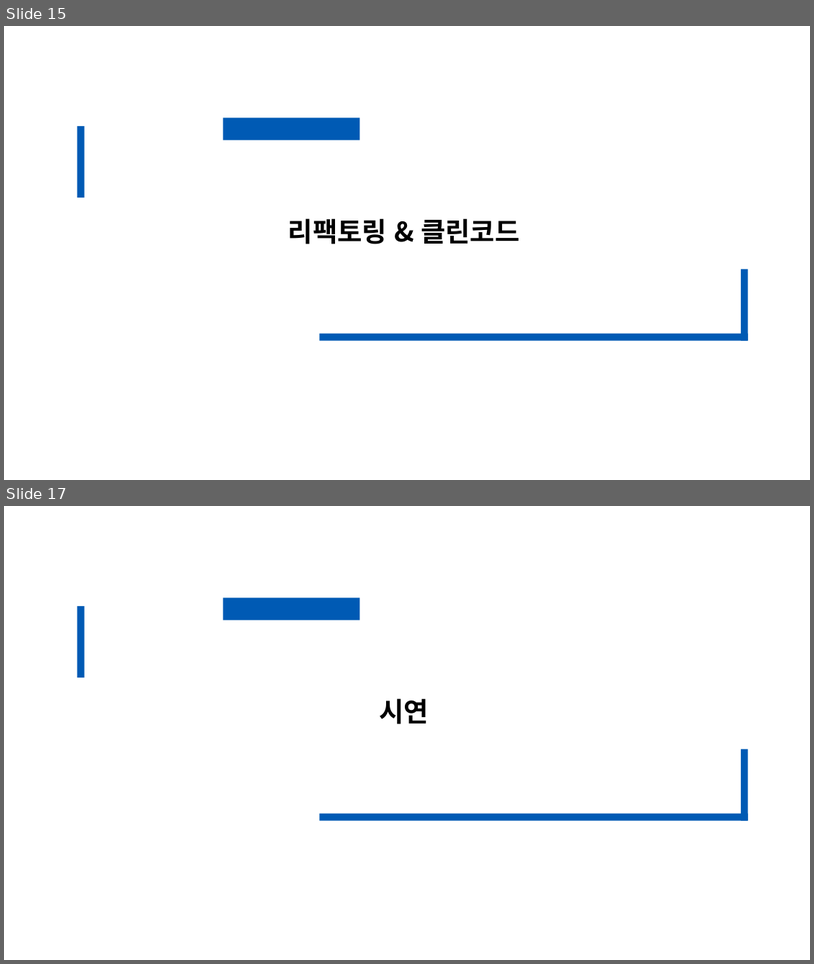
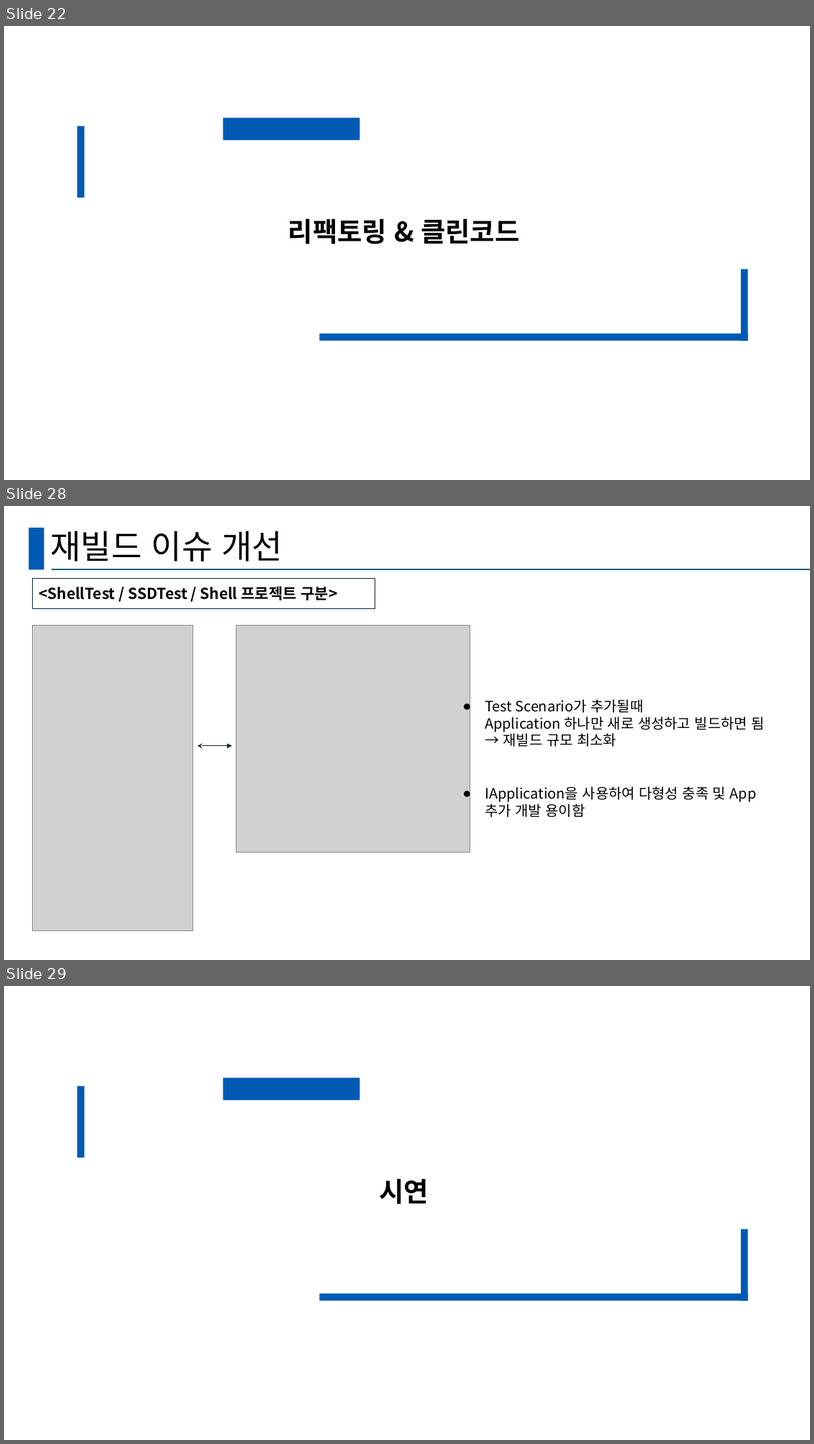
Before and after one commit to seungjun611/CRA_TeamProject_SSD, a slide deck: TeamProjectPPT.pptx. Shown one above the other, each under a label of ours: slides 15 and 17 before the commit, slides 22, 28 and 29 after it; the slides between them are not shown. The pictures are 814x964 and 814x1444 pixels, drawn with LibreOffice and Linux fonts; fonts in the diff are those of the drawing; grey boxes stand for pictures. Boxes give left, top, right and bottom in pixels: in the first picture for what was removed or moved away, otherwise in the second. Text is boxed around its words. In the diff, an @@ line names an element or a change of style, - is before the commit and + after.

```diff
--- a/TeamProjectPPT.pptx
+++ b/TeamProjectPPT.pptx
@@ slide 28 added at (4, 506, 810, 960), background #FFFFFF @@
@@ rectangle added at (28, 528, 44, 569), fill #005AB4 @@
@@ title added at (50, 530, 283, 561), 39.6 pt, text #000000 @@
+재빌드 이슈 개선
@@ line added from (52, 569) to (810, 569), #156082 1.5 pt @@
@@ rounded rectangle added at (32, 579, 375, 609), fill #FFFFFF, outline #0E2841 0.75 pt, 18 pt, text #000000, bold @@
+<ShellTest / SSDTest / Shell 프로젝트 구분>
@@ picture added at (32, 626, 193, 931) @@
@@ picture added at (237, 626, 470, 852) @@
@@ text added at (485, 699, 764, 746), 17 pt, text #000000 @@
+● Test Scenario가 추가될때
+  Application 하나만 새로 생성하고 빌드하면 됨
+  → 재빌드 규모 최소화
@@ double arrow added from (198, 746) to (232, 746), #0E2841 0.75 pt @@
@@ text added at (485, 786, 757, 817), 17 pt, text #000000 @@
+● IApplication을 사용하여 다형성 충족 및 App 추가 개발 용이함
@@ what was slide 15 is now slide 22 @@
@@ what was slide 17 is now slide 29 @@
```
Also in this commit, not shown: 5 slides changed, 19 other slides added, 6 slides removed.
